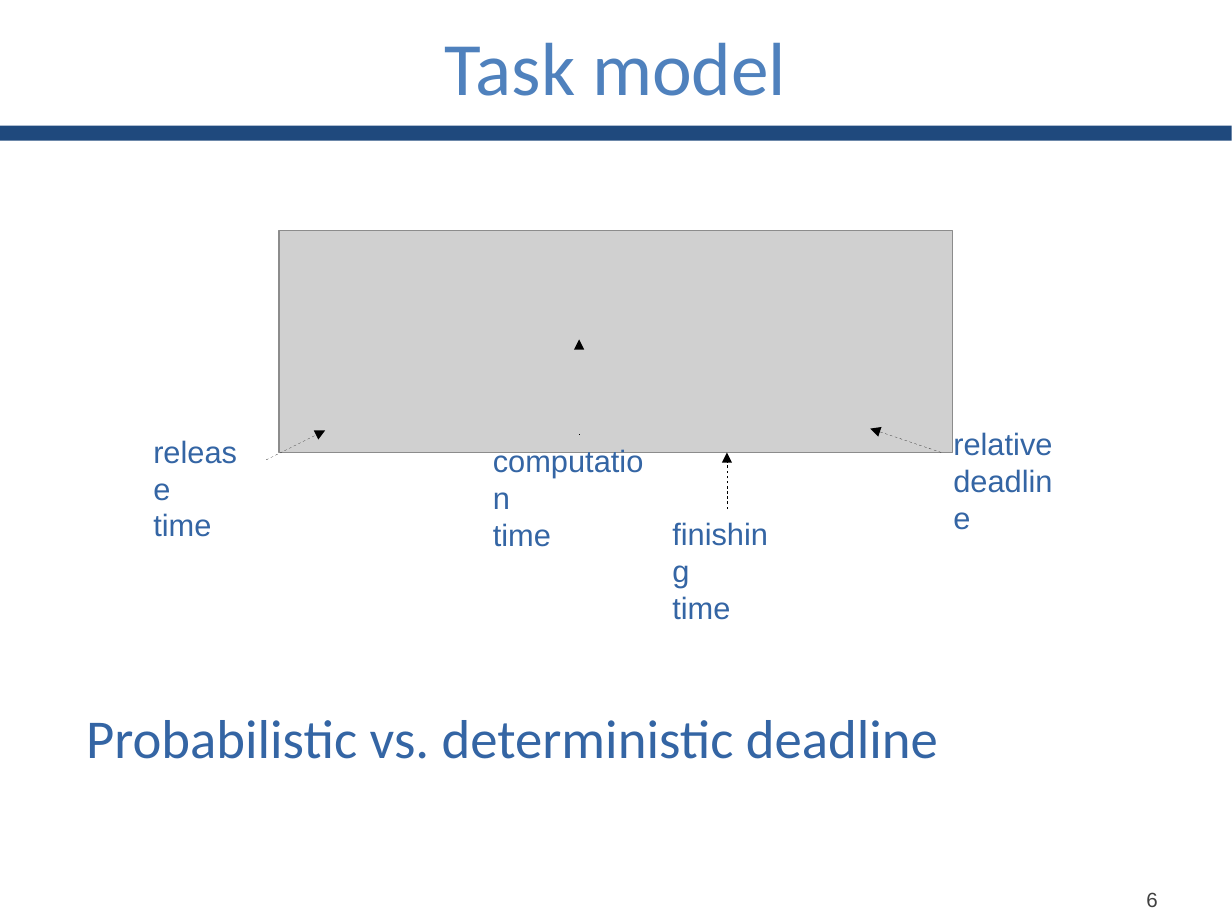
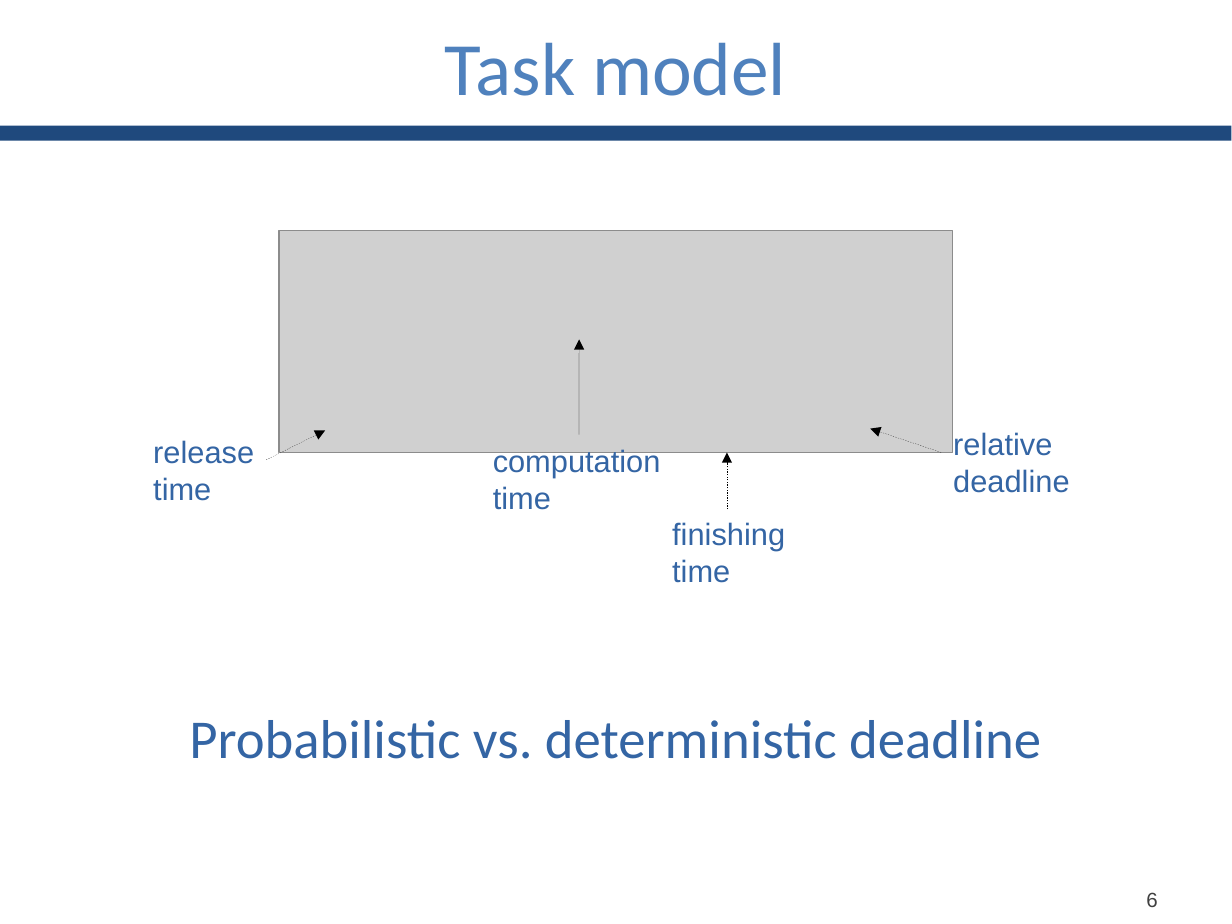
Before and after one commit to GianlucaBortoli/bachelorThesis, a slide deck: slide 4 of slides/slides.pptx. Drawn at 1232x924 pixels with LibreOffice and Linux fonts; fonts in the diff are those of the drawing; grey boxes stand for pictures. Boxes give left, top, right and bottom in pixels: in the first picture for what was removed or moved away, otherwise in the second. Text is boxed around its words. In the diff, an @@ line names an element or a change of style, - is before the commit and + after.

```diff
--- a/slides/slides.pptx
+++ b/slides/slides.pptx
@@ text "relative" rewrapped from (746, 432, 1052, 759) to (953, 432, 1069, 493) @@
@@ text "release" rewrapped from (153, 513, 211, 537) to (153, 440, 254, 501) @@
@@ text "computation" rewrapped from (493, 523, 551, 547) to (493, 448, 661, 510) @@
@@ text "finishing" rewrapped from (672, 596, 730, 620) to (672, 522, 785, 583) @@
@@ text "Probabilistic vs. deterministic deadline": place and size @@
-text "Probabilistic vs. deterministic deadline" at (86, 720, 734, 759)
+text "Probabilistic vs. deterministic deadline" at (189, 720, 1041, 759)
@@ text "Probabilistic vs. deterministic deadline" at (189, 720, 1041, 759): alignment left to centre @@
```
Also in this commit, not shown: 5 other slides changed.
